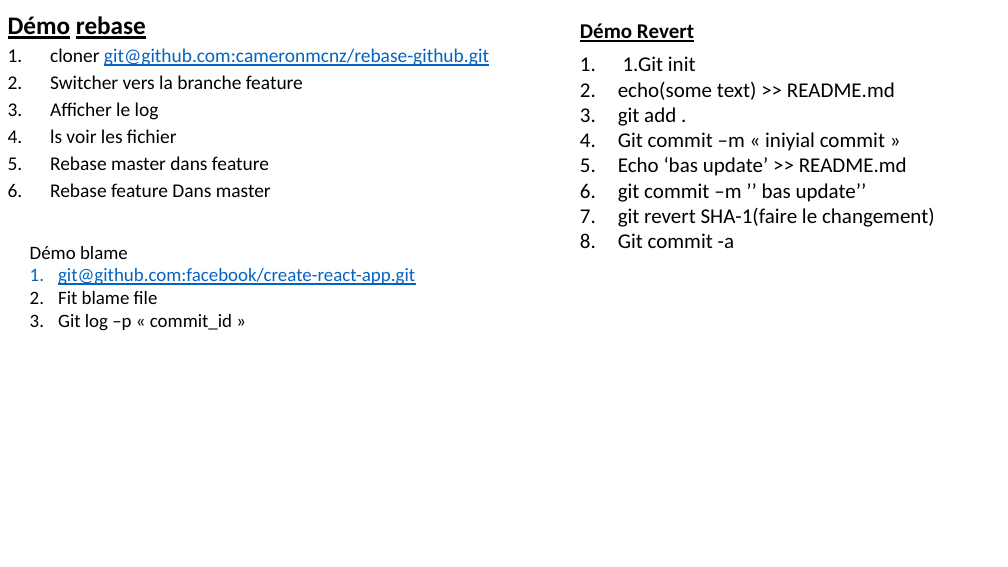
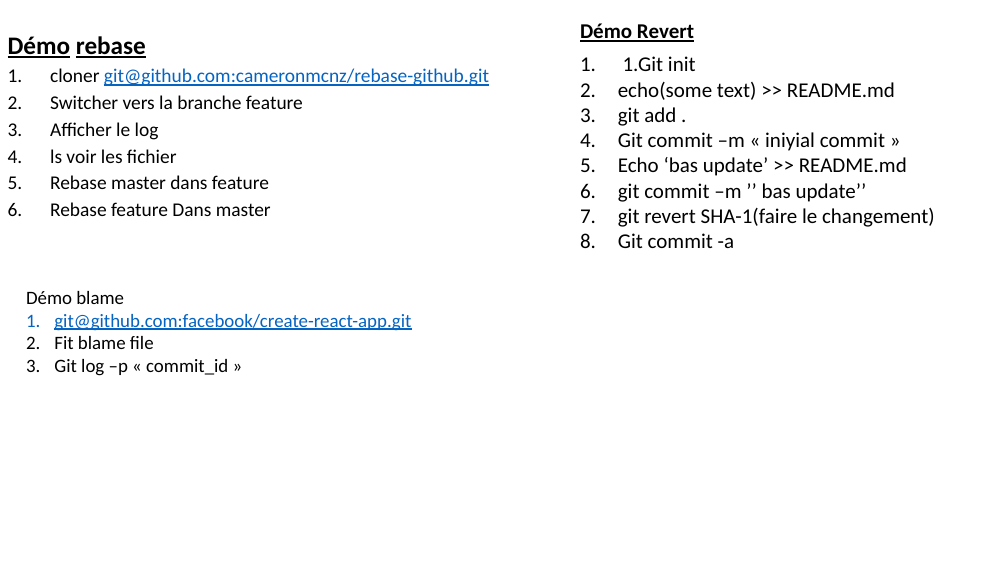
Before and after one commit to belakebiboussad/form, a slide deck: slide 36 of Formation Git.pptx (slide 37 before the commit). Drawn at 1008x567 pixels with LibreOffice and Linux fonts; fonts in the diff are those of the drawing. Boxes give left, top, right and bottom in pixels: in the first picture for what was removed or moved away, otherwise in the second. Text is boxed around its words. In the diff, an @@ line names an element or a change of style, - is before the commit and + after.

```diff
--- a/Formation Git.pptx
+++ b/Formation Git.pptx
@@ text "Démo rebase": place and size @@
-text "Démo rebase" at (8,16,489,197)
+text "Démo rebase" at (8,36,489,216)
@@ text "Démo blame": place and size @@
-text "Démo blame" at (30,246,415,331)
+text "Démo blame" at (26,291,411,376)
```
Also in this commit, not shown: 3 other slides changed, 2 slides added, 2 other files.
